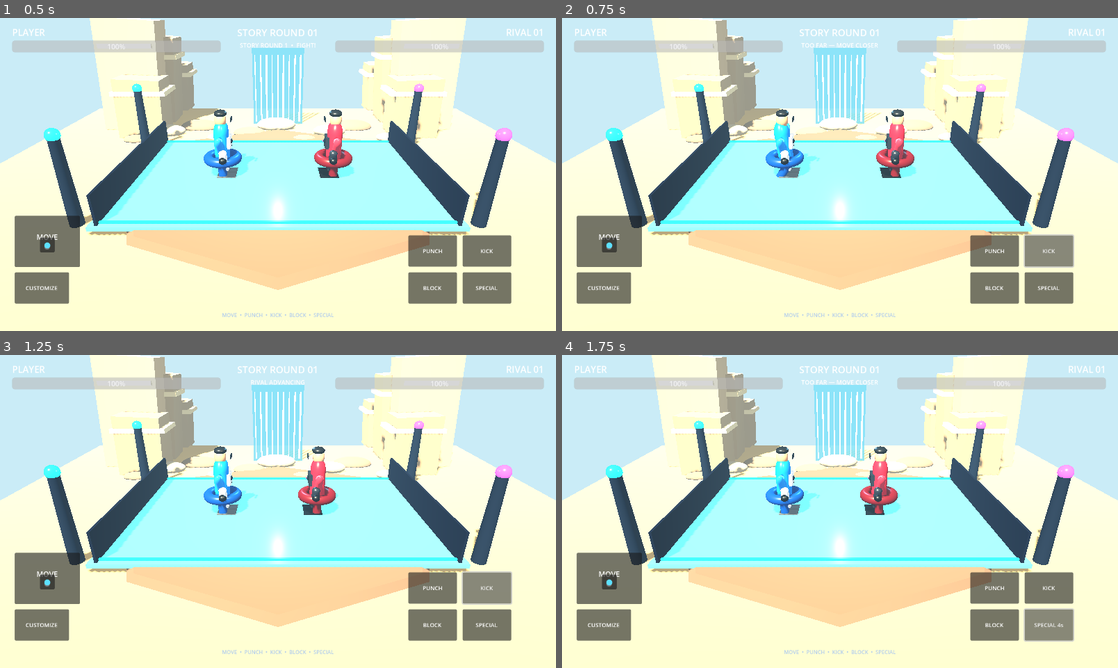
Above: before the commit, frames 1-4 (two rows, left to right).
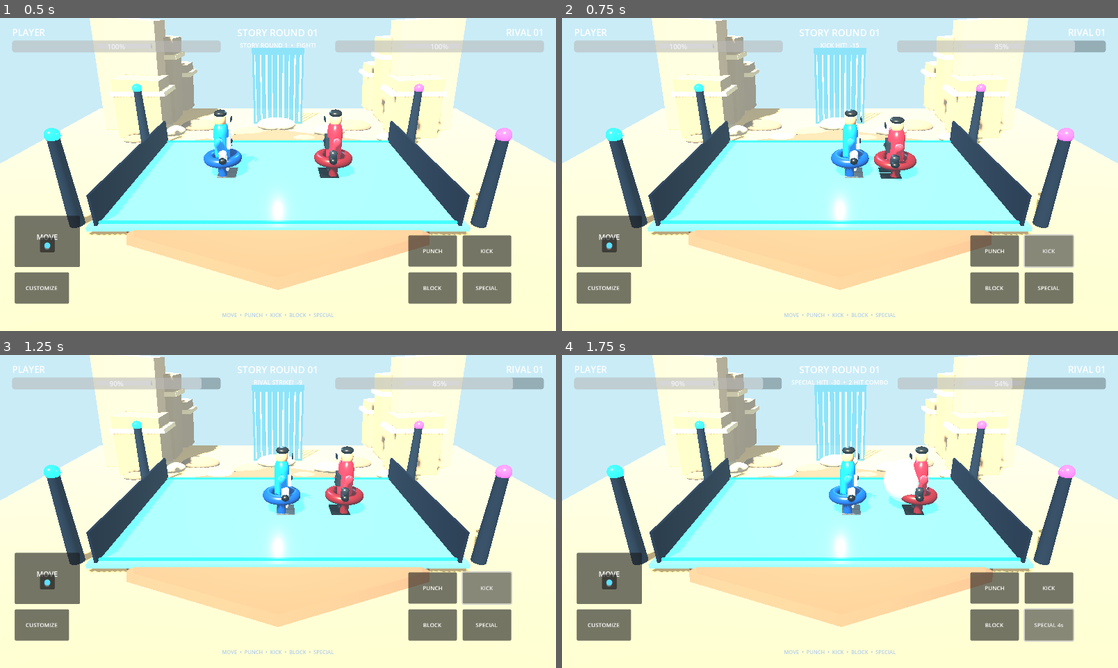
Above: after the commit, the same moments.

Repository: mannasubhadeep81-glitch/studious-octo-fishstick
Game: Godot game, scene res://main.tscn
Same seed, same stepped clock (60 frames per second), same inputs: the game is played once before the commit and once after it.
Inputs:
- Up to frame 1 (0.5 s): no input
- Up to frame 2 (0.75 s): click "KICK" at 0.5 s
- Up to frame 3 (1.25 s): no input
- Up to frame 4 (1.75 s): click "SPECIAL" at 1.25 s

Frame 1 is identical in both runs. In frame 2, 2.7% of the frame differs, in the area x 36-98%, y 7-52%; in frame 3, 3.7%; in frame 4, 6.0%, in the area x 0-100%, y 0-87%.

Commit message:
Make fighter approach and visibly animate attacks

Diff:
--- a/FighterArena/main.gd
+++ b/FighterArena/main.gd
@@ -26,6 +26,7 @@
 var camera_shake_time := 0.0
 var combo_count := 0
 var combo_timer := 0.0
+var player_attacking := false
 
 var hud: CanvasLayer
 var root_ui: Control
@@ -520,10 +521,25 @@
     _burst_effect(enemy.position + Vector3(0, 1.25, -0.4))
 
 func _player_attack(damage: float, move_name: String, limb: Node3D) -> void:
-    if round_over:
-        return
+    if round_over or player_attacking:
+        return
+    player_attacking = true
+    _face_fighters()
+    # Automatically close the gap before striking; the player visibly lunges forward.
+    var attack_x := clampf(enemy.position.x - 1.72, -ARENA_LIMIT, 0.5)
+    var approach := create_tween()
+    approach.set_trans(Tween.TRANS_QUAD).set_ease(Tween.EASE_OUT)
+    approach.tween_property(player, "position:x", attack_x, 0.18)
+    approach.tween_callback(_perform_player_strike.bind(damage, move_name, limb))
+
+func _perform_player_strike(damage: float, move_name: String, limb: Node3D) -> void:
+    if round_over or not is_instance_valid(player) or not is_instance_valid(enemy):
+        player_attacking = false
+        return
+    _face_fighters()
     _attack_animation(limb, move_name)
-    if absf(enemy.position.x - player.position.x) <= 3.15:
+    var gap := absf(enemy.position.x - player.position.x)
+    if gap <= 3.35:
         if combo_timer > 0.0:
             combo_count += 1
         else:
@@ -536,40 +552,67 @@
         enemy_hp = maxf(0.0, enemy_hp - damage)
         enemy_bar.value = enemy_hp
         _flash(enemy)
+        # A visible hit reaction: rival recoils away from the player.
+        var recoil_x := clampf(enemy.position.x + 0.42, 0.6, ARENA_LIMIT)
+        var recoil := create_tween()
+        recoil.set_trans(Tween.TRANS_QUAD).set_ease(Tween.EASE_OUT)
+        recoil.tween_property(enemy, "position:x", recoil_x, 0.13)
         _set_status(move_name + " HIT!  -" + str(int(damage)) + ("  •  " + str(combo_count) + " HIT COMBO" if combo_count > 1 else ""))
         if enemy_hp <= 0:
             _finish(true)
     else:
-        _set_status("TOO FAR — MOVE CLOSER")
+        _set_status("MISS — GET CLOSER")
+    var retreat := create_tween()
+    retreat.set_trans(Tween.TRANS_QUAD).set_ease(Tween.EASE_IN_OUT)
+    retreat.tween_property(player, "position:x", clampf(player.position.x - 0.24, -ARENA_LIMIT, 0.5), 0.18)
+    retreat.tween_callback(func(): player_attacking = false)
 
 func _attack_animation(limb: Node3D, move_name: String) -> void:
     if not is_instance_valid(limb):
         return
-
-    var torso: Node3D = limb.get_parent().get_node_or_null("Torso") as Node3D
+    var root := limb.get_parent() as Node3D
+    var torso := root.get_node_or_null("Torso") as Node3D
     if move_name == "KICK":
-        # Rotate the leg forward, rather than sideways, for a readable kick.
-        var leg_start_x := limb.rotation.x
+        var leg_start := limb.position
+        var leg_rot := limb.rotation
+        var boot := root.get_node_or_null("RightBoot") as Node3D
+        var boot_start := boot.position if is_instance_valid(boot) else Vector3.ZERO
         var kick := create_tween()
-        kick.tween_property(limb, "rotation:x", -0.95, 0.10)
-        kick.tween_property(limb, "rotation:x", leg_start_x, 0.20)
+        kick.set_trans(Tween.TRANS_QUAD).set_ease(Tween.EASE_OUT)
+        kick.tween_property(limb, "position", leg_start + Vector3(0.0, 0.12, -0.68), 0.10)
+        kick.parallel().tween_property(limb, "rotation:x", -0.95, 0.10)
+        if is_instance_valid(boot):
+            kick.parallel().tween_property(boot, "position", boot_start + Vector3(0.0, 0.1, -0.85), 0.10)
+        kick.tween_property(limb, "position", leg_start, 0.16)
+        kick.parallel().tween_property(limb, "rotation", leg_rot, 0.16)
+        if is_instance_valid(boot):
+            kick.parallel().tween_property(boot, "position", boot_start, 0.16)
         if is_instance_valid(torso):
-            var torso_start_x := torso.rotation.x
-            var lean := create_tween()
-            lean.tween_property(torso, "rotation:x", 0.18, 0.10)
-            lean.tween_property(torso, "rotation:x", torso_start_x, 0.20)
-        return
-
-    var start := limb.rotation.z
-    var reach := -1.65 if move_name == "SPECIAL" else -1.48
-    var tw := create_tween()
-    tw.tween_property(limb, "rotation:z", reach, 0.08)
-    tw.tween_property(limb, "rotation:z", start, 0.17)
+            var torso_rot := torso.rotation
+            kick.parallel().tween_property(torso, "rotation:x", 0.18, 0.10)
+            kick.tween_property(torso, "rotation", torso_rot, 0.16)
+        return
+
+    var arm_start := limb.position
+    var arm_rot := limb.rotation
+    var glove := root.get_node_or_null("RightGlove") as Node3D
+    var glove_start := glove.position if is_instance_valid(glove) else Vector3.ZERO
+    var torso_rot := torso.rotation if is_instance_valid(torso) else Vector3.ZERO
+    var reach := -0.92 if move_name == "SPECIAL" else -0.72
+    var punch := create_tween()
+    punch.set_trans(Tween.TRANS_QUAD).set_ease(Tween.EASE_OUT)
+    punch.tween_property(limb, "position", arm_start + Vector3(0.0, -0.12, -0.72), 0.08)
+    punch.parallel().tween_property(limb, "rotation:z", reach, 0.08)
+    if is_instance_valid(glove):
+        punch.parallel().tween_property(glove, "position", glove_start + Vector3(0.0, -0.12, -0.95), 0.08)
     if is_instance_valid(torso):
-        var torso_start_z := torso.rotation.z
-        var lean := create_tween()
-        lean.tween_property(torso, "rotation:z", torso_start_z - 0.12, 0.08)
-        lean.tween_property(torso, "rotation:z", torso_start_z, 0.17)
+        punch.parallel().tween_property(torso, "rotation:y", torso_rot.y + 0.18, 0.08)
+    punch.tween_property(limb, "position", arm_start, 0.16)
+    punch.parallel().tween_property(limb, "rotation", arm_rot, 0.16)
+    if is_instance_valid(glove):
+        punch.parallel().tween_property(glove, "position", glove_start, 0.16)
+    if is_instance_valid(torso):
+        punch.parallel().tween_property(torso, "rotation", torso_rot, 0.16)
 
 func _burst_effect(pos: Vector3) -> void:
     var fx := MeshInstance3D.new()
